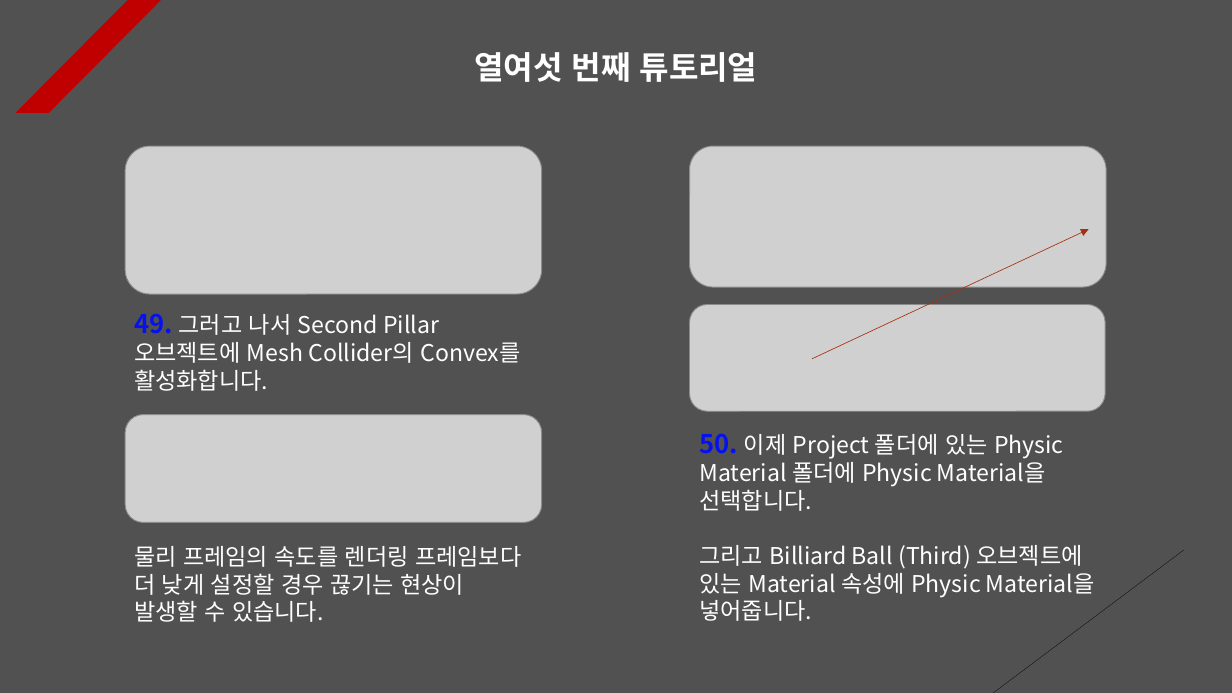
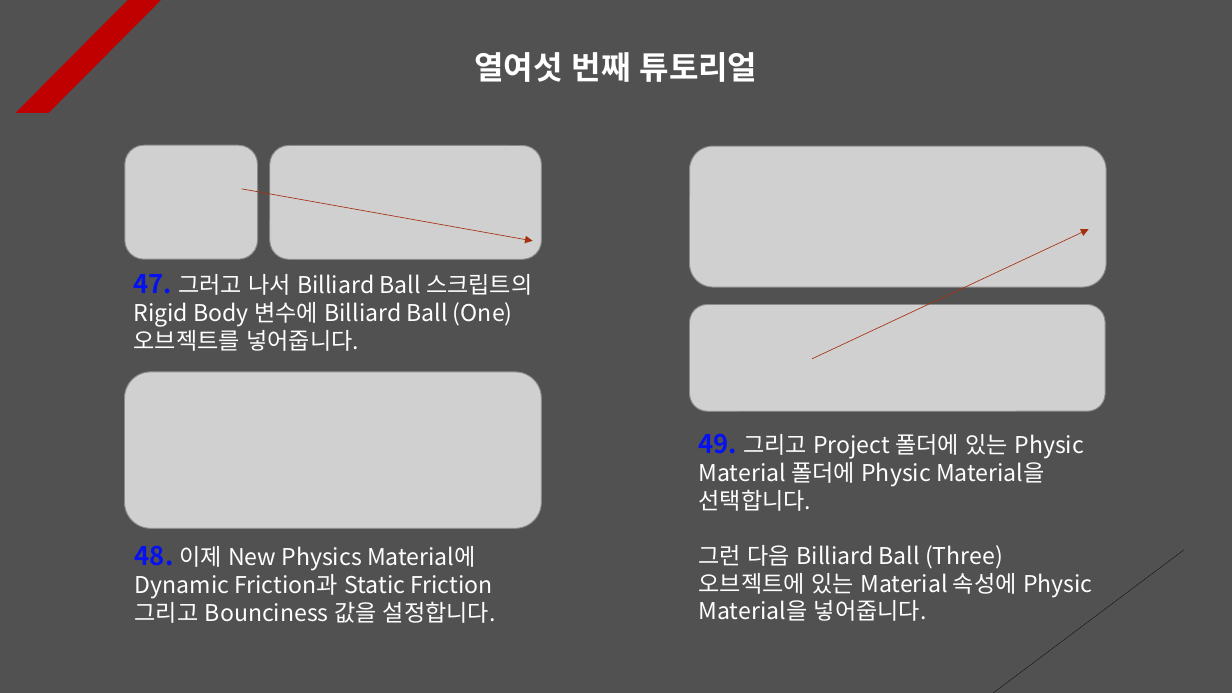
Before and after one commit to Unity2033/3D-UnityEngine, a slide deck: slide 19 of Assets/Physics/PPT Data/Physics Example.pptx (slide 17 before the commit). Drawn at 1232x693 pixels with LibreOffice and Linux fonts; fonts in the diff are those of the drawing; grey boxes stand for pictures. Boxes give left, top, right and bottom in pixels: in the first picture for what was removed or moved away, otherwise in the second. Text is boxed around its words. In the diff, an @@ line names an element or a change of style, - is before the commit and + after.

```diff
--- a/Assets/Physics/PPT Data/Physics Example.pptx
+++ b/Assets/Physics/PPT Data/Physics Example.pptx
@@ picture removed at (x1=125, y1=146, x2=542, y2=294) @@
@@ picture added at (x1=125, y1=145, x2=258, y2=259) @@
@@ picture added at (x1=270, y1=145, x2=542, y2=259) @@
@@ arrow added from (242, 189) to (533, 241), #A5300F 0.5 pt dashed @@
@@ text at (x1=134, y1=274, x2=532, y2=351): text changed @@
-49. 그러고 나서 Second Pillar 오브젝트에 Mesh Collider의 Convex를 활성화합니다.
+47. 그러고 나서 Billiard Ball 스크립트의 Rigid Body 변수에 Billiard Ball (One) 오브젝트를 넣어줍니다.
@@ picture resized from (x1=125, y1=415, x2=542, y2=523) to (x1=125, y1=372, x2=542, y2=529) @@
@@ text at (x1=699, y1=433, x2=1093, y2=621): text changed @@
-50. 이제 Project 폴더에 있는 Physic Material 폴더에 Physic Material을 선택합니다.
-그리고 Billiard Ball (Third) 오브젝트에 있는 Material 속성에 Physic Material을 넣어줍니다.
+49. 그리고 Project 폴더에 있는 Physic Material 폴더에 Physic Material을 선택합니다.
+그런 다음 Billiard Ball (Three) 오브젝트에 있는 Material 속성에 Physic Material을 넣어줍니다.
@@ text at (x1=135, y1=545, x2=496, y2=623): text changed @@
-물리 프레임의 속도를 렌더링 프레임보다 더 낮게 설정할 경우 끊기는 현상이 발생할 수 있습니다.
+48. 이제 New Physics Material에 Dynamic Friction과 Static Friction 그리고 Bounciness 값을 설정합니다.
```
Also in this commit, not shown: 13 other slides changed, 2 slides added, 22 other files.
